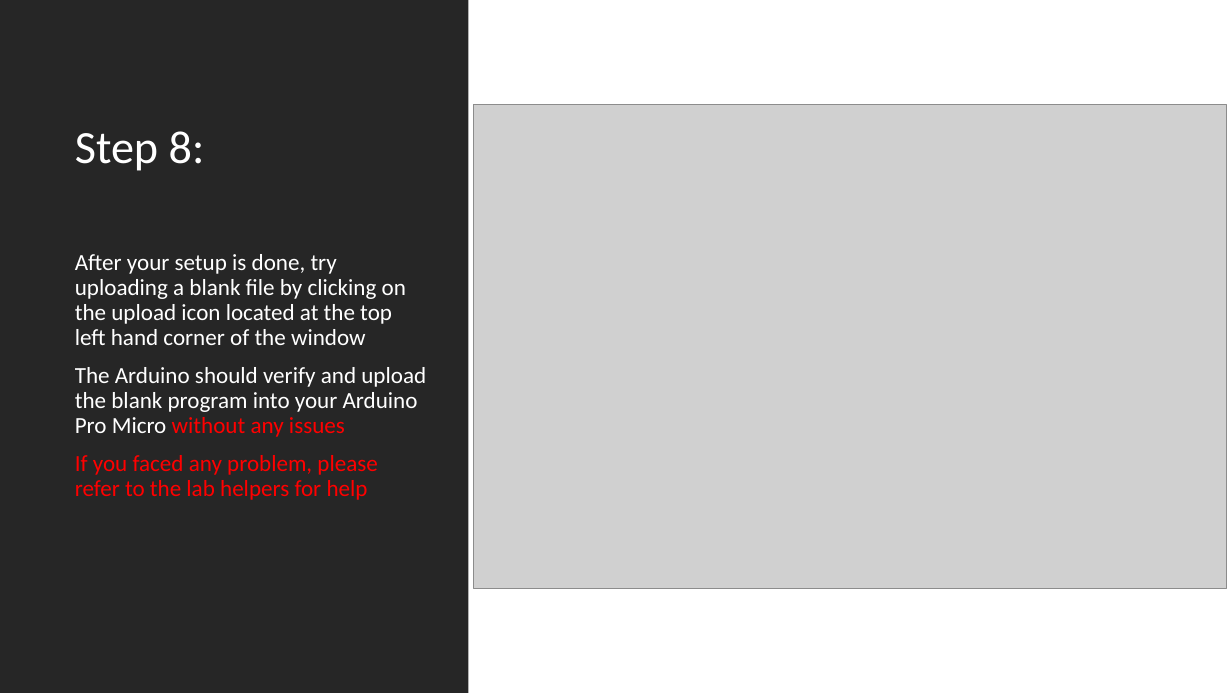
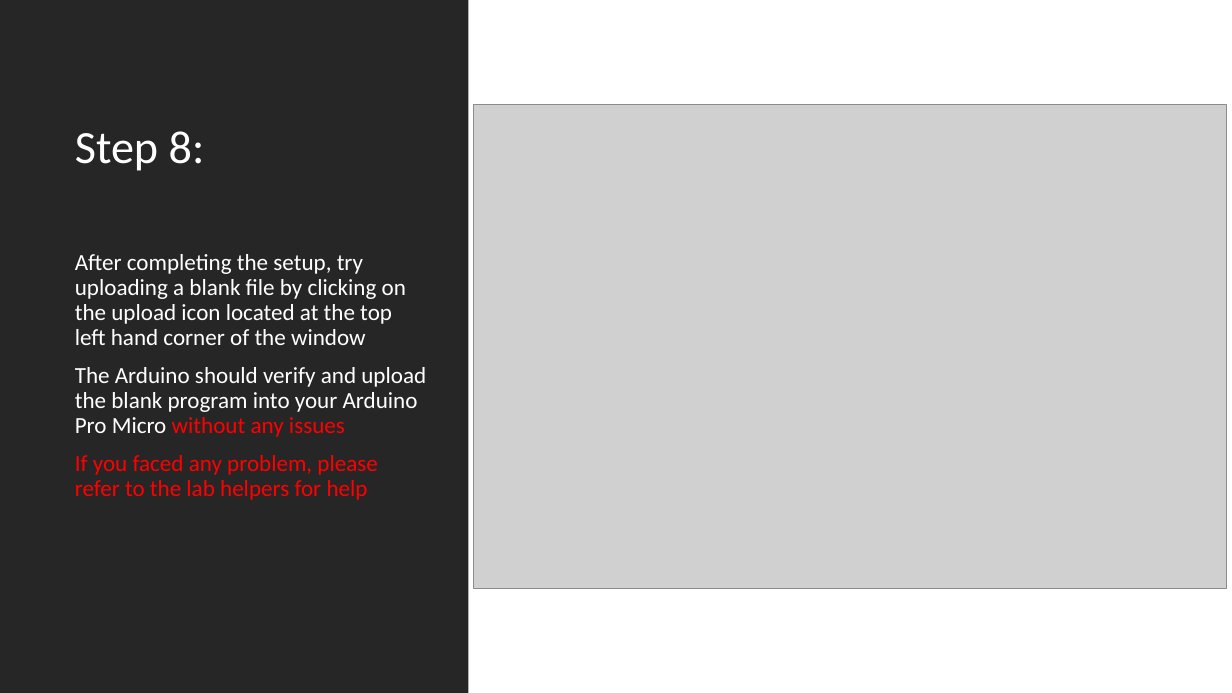
Before and after one commit to ChuaKengPeng/DIP2017, a slide deck: slide 9 of DIP_Phase_1_Lab_Manuals/Installation of Arduino Pro Micro Software.pptx. Drawn at 1232x693 pixels with LibreOffice and Linux fonts; fonts in the diff are those of the drawing; grey boxes stand for pictures. Boxes give left, top, right and bottom in pixels: in the first picture for what was removed or moved away, otherwise in the second. Text is boxed around its words. In the diff, an @@ line names an element or a change of style, - is before the commit and + after.

```diff
--- a/DIP_Phase_1_Lab_Manuals/Installation of Arduino Pro Micro Software.pptx
+++ b/DIP_Phase_1_Lab_Manuals/Installation of Arduino Pro Micro Software.pptx
@@ text at box(75, 254, 406, 345): text changed @@
-After your setup is done, try uploading a blank file by clicking on the upload icon located at the top left hand corner of the window
+After completing the setup, try uploading a blank file by clicking on the upload icon located at the top left hand corner of the window
```
Also in this commit, not shown: 6 other slides changed.
